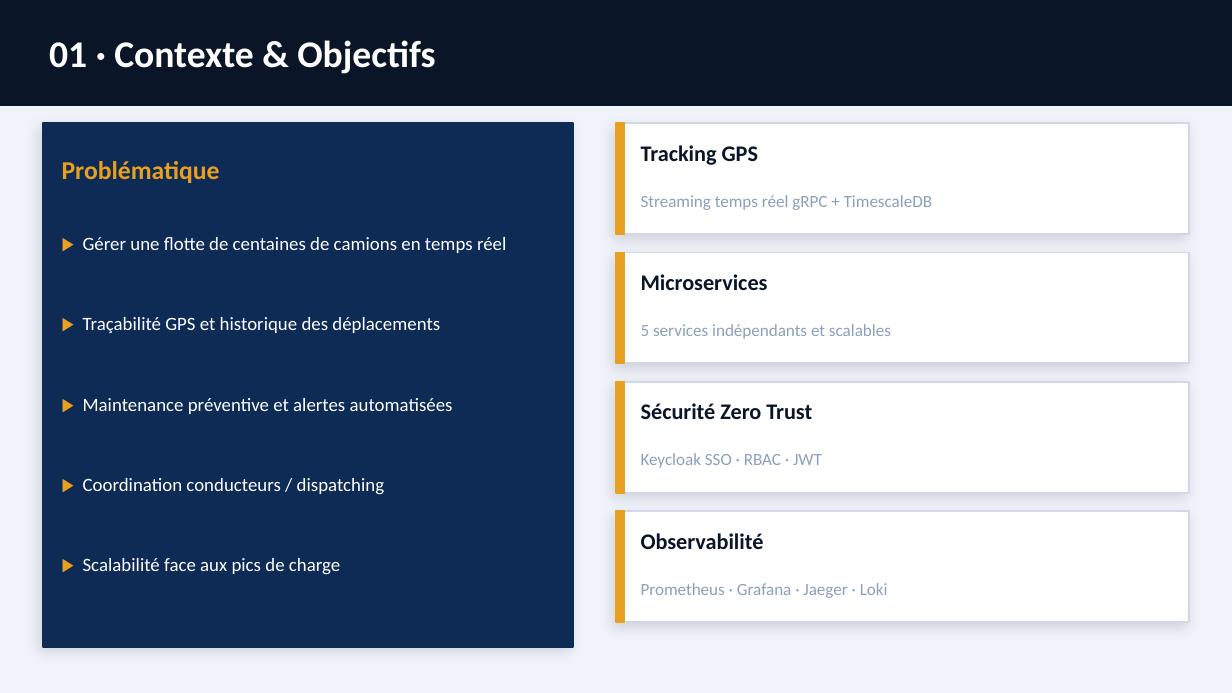
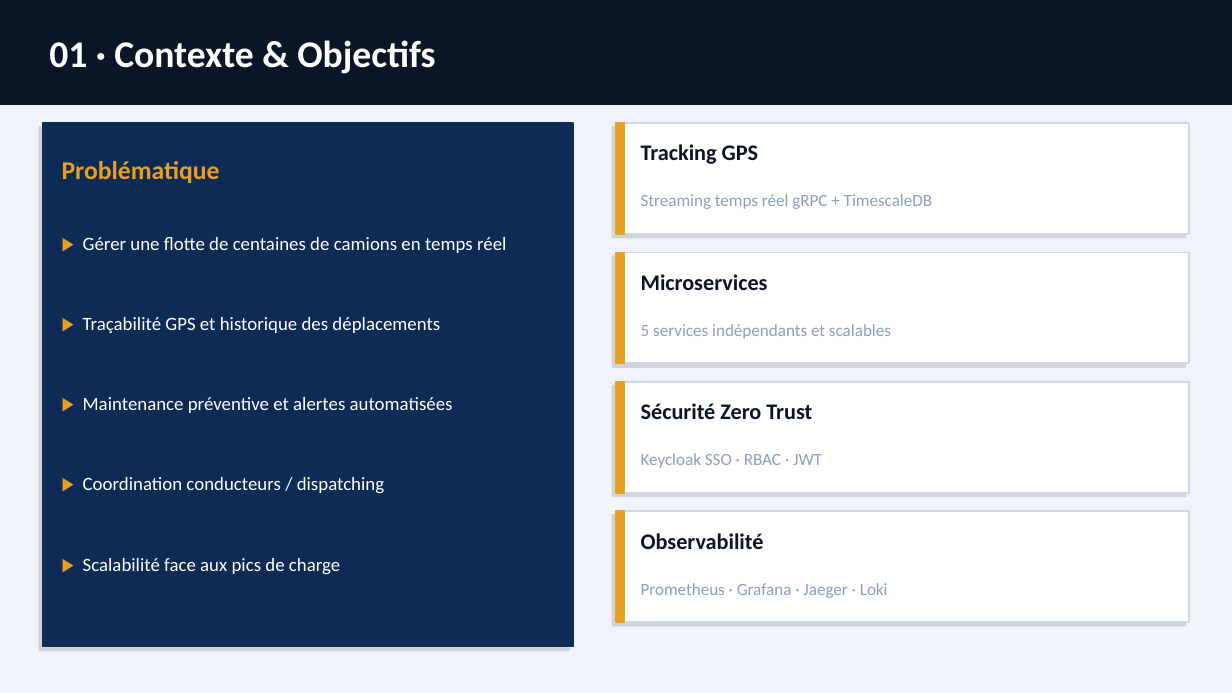
Before and after one commit to M1-ROUEN-GIL/archi-distrib-flotte-vehicules, a slide deck: slide 3 of docs/presentation/presentation.pptx. Drawn at 1232x693 pixels with LibreOffice and Linux fonts; fonts in the diff are those of the drawing. Boxes give left, top, right and bottom in pixels: in the first picture for what was removed or moved away, otherwise in the second. Text is boxed around its words. In the diff, an @@ line names an element or a change of style, - is before the commit and + after.

Commit message:
feat: presentation format pptx

```diff
--- a/docs/presentation/presentation.pptx
+++ b/docs/presentation/presentation.pptx
@@ rectangle at (43, 123, 573, 647): outline #0D2B55 1 pt to #0D2B55 0.99 pt; shadow changed @@
@@ outline #D0D8E8 1 pt to #D0D8E8 0.99 pt; shadow changed in 4 elements at (616, 123, 1189, 234), (616, 253, 1189, 363), (616, 382, 1189, 493), (616, 511, 1189, 622) @@
@@ outline #E8A020 1 pt to #E8A020 0.99 pt in 4 elements at (616, 123, 625, 234), (616, 253, 625, 363), (616, 382, 625, 493), (616, 511, 625, 622) @@
```
Also in this commit, not shown: 10 other slides changed, 1 other file.
